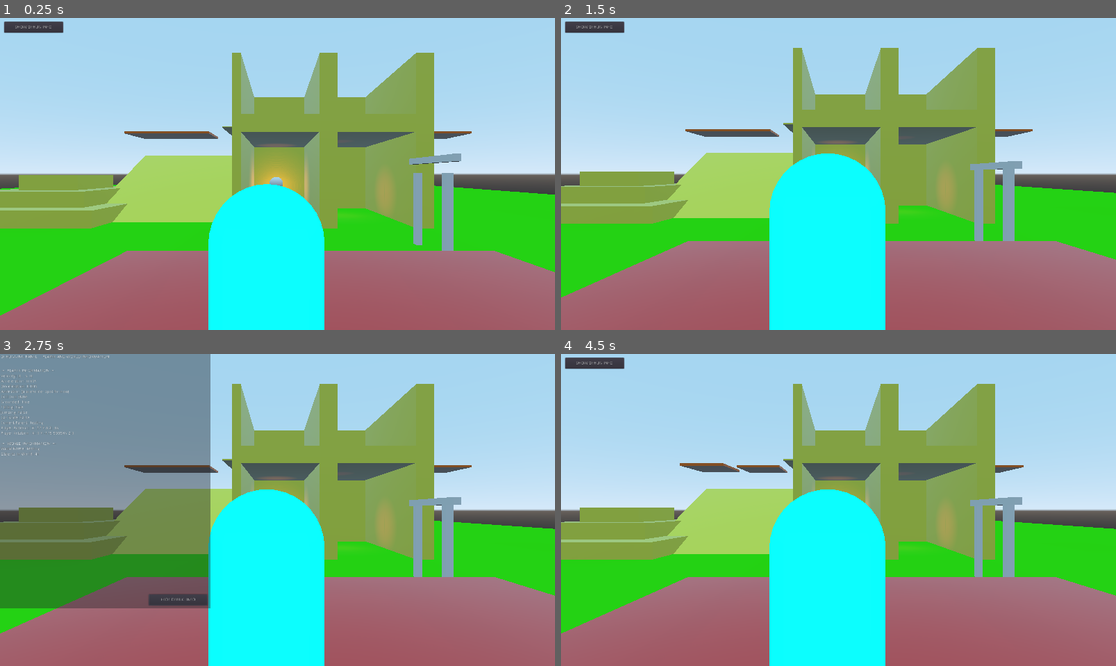
Above: before the commit, frames 1-4 (two rows, left to right).
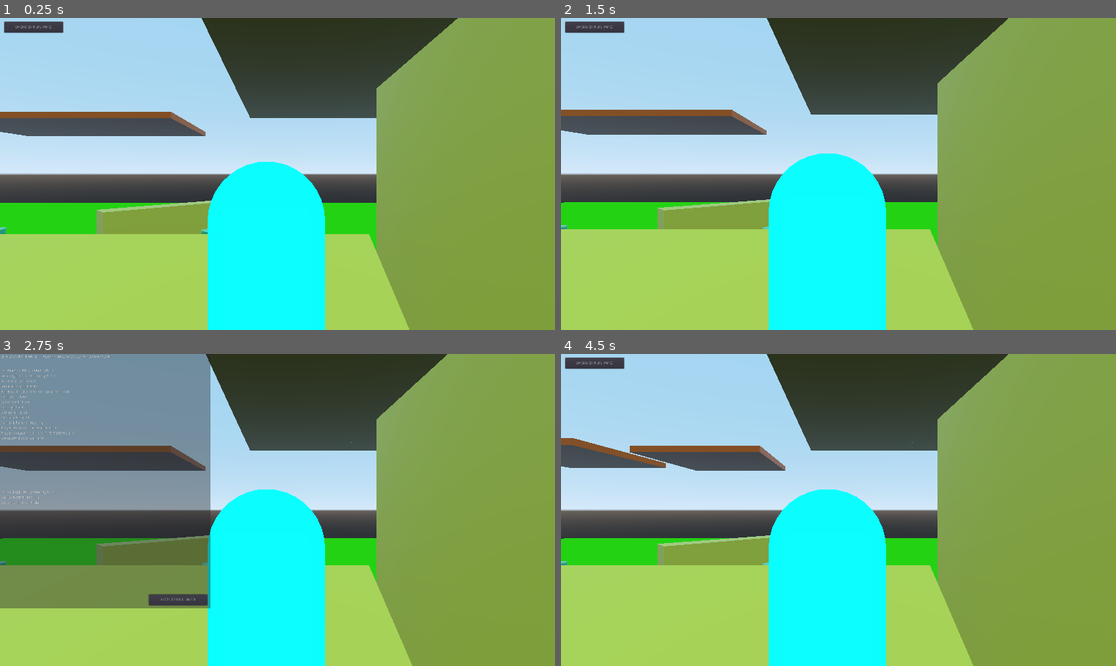
Above: after the commit, the same moments.

Repository: binaryorange/ECC
Game: Godot game, scene res://Testing.tscn
Two runs of this game, one before a commit and one after it. Both use one fixed random seed, a clock stepped at 60 frames per second and the inputs below.
Inputs:
- Up to frame 1 (0.25 s): no input
- Up to frame 2 (1.5 s): click "SHOW DEBUG INFO" at 0.5 s; click "HIDE DEBUG INFO" at 1.25 s
- Up to frame 3 (2.75 s): click "SHOW DEBUG INFO" at 2 s
- Up to frame 4 (4.5 s): click "HIDE DEBUG INFO" at 2.75 s; click "SHOW DEBUG INFO" at 3.5 s; click "HIDE DEBUG INFO" at 4.25 s

The runs differ from the first frame. In frame 1, 69% of the frame differs, in the area x 0-100%, y 0-100%; in frame 2, 67%; in frame 3, 67%; in frame 4, 67%.
Error before the commit: Invalid get index 'name' (on base: 'Nil'). (res://Debug.gd:32)
Error after the commit: Invalid get index 'name' (on base: 'Nil'). (res://Debug.gd:35)

Commit message:
REFACTOR: Renaming variables and tidying up
Renamed several variables to better reflect their functions and to make them more concise.

Tidied up several lines of code by using renamed variables and caching things like "view_cam.transform.origin.z" as "view_cam_z" to make reading/typing 100x easier than it had been.

Still have to add proper mouse/keyboard support for the player.

Added two debug meshes that represent where the View Cam and Clip Cam cameras are, but the Clip Cam one doesn't update its position as expected - further mystifing how ClippedCamera actually works, so it's pointless and will be removed in the next commit.

Diff:
--- a/Debug.gd
+++ b/Debug.gd
@@ -1,11 +1,14 @@
 extends Panel
 
 export (NodePath) var Player
+export (NodePath) var ViewCam
 
 var player
+var view_cam
 
 func _ready():
 	player = get_node(Player)
+	view_cam = get_node(ViewCam)
 
 	# ensure that we are hiding the debug panel
 	$Debug.hide()
@@ -21,7 +24,7 @@
 		var yRot = " Y:" + str(player.rotation_degrees.y)
 		var zRot = " Z:" + str(player.rotation_degrees.z)
 
-		$Debug/Velocity.text = "Velocity: " + str(player.new_velocity)
+		$Debug/Velocity.text = "Velocity: " + str(player.new_velocity) + " : Length = " + str(player.new_velocity.length())
 		$Debug/Acceleration.text = "Acceleration: " + str(player.accel)
 		$Debug/Deceleration.text = "Deceleration: " + str(player.DecelerationForce)
 
@@ -36,6 +39,8 @@
 		$Debug/WorldName.text = "World Name: " + str(get_parent().name)
 		$Debug/Objects.text = "Objects In World: " + str(get_parent().get_child_count() - 1)
 
+		$Debug/ViewCam.text = "Viewcam Distance: " +str(view_cam.transform.origin.z)
+
 
 func _on_ShowInfo_pressed():
 	$Debug.visible = !$Debug.visible
--- a/Debug.tscn
+++ b/Debug.tscn
@@ -151,11 +151,22 @@
 "_edit_use_anchors_": false
 }
 
+[node name="ViewCam" type="RichTextLabel" parent="Debug"]
+margin_left = 7.0
+margin_top = 292.0
+margin_right = 729.0
+margin_bottom = 310.0
+text = "ViewCam
+"
+__meta__ = {
+"_edit_use_anchors_": false
+}
+
 [node name="WorldInfo" type="RichTextLabel" parent="Debug"]
 margin_left = 7.0
-margin_top = 310.36
-margin_right = 729.0
-margin_bottom = 328.36
+margin_top = 478.206
+margin_right = 729.0
+margin_bottom = 496.206
 text = "-=- WORLD INFORMATION -=-"
 __meta__ = {
 "_edit_use_anchors_": false
@@ -163,9 +174,9 @@
 
 [node name="WorldName" type="RichTextLabel" parent="Debug"]
 margin_left = 7.0
-margin_top = 328.36
-margin_right = 729.0
-margin_bottom = 346.36
+margin_top = 496.206
+margin_right = 729.0
+margin_bottom = 514.206
 text = "World Name"
 __meta__ = {
 "_edit_use_anchors_": false
@@ -173,9 +184,9 @@
 
 [node name="Objects" type="RichTextLabel" parent="Debug"]
 margin_left = 7.0
-margin_top = 346.36
-margin_right = 729.0
-margin_bottom = 364.36
+margin_top = 514.206
+margin_right = 729.0
+margin_bottom = 532.206
 text = "Objects In World"
 __meta__ = {
 "_edit_use_anchors_": false
--- a/ECC_TPController/ECC_TPController.gd
+++ b/ECC_TPController/ECC_TPController.gd
@@ -14,28 +14,31 @@
 # so that we don't clip to ourselves!
 export (NodePath) var ClipCameraException
 
-# export our lerpweight for the camera
-export (float) var LerpWeight = 0.03
+# export our CameraSmoothing for the camera
+export (float) var CameraSmoothing = 0.03
 
 # export our rotational speed
 export (float) var RotationSpeed = 1.75
 
 # export our collision probe size
-export (float) var CollisionProbeSize = 1
+export (float) var CollisionRadius = 2
 
 # export our max and min camera angles
 export (float) var MaxCameraAngle = 70
 export (float) var MinCameraAngle = -45
 
+# export our minimum camera distance
+export (float) var MinViewCamDistance = 1.0
+
 # export our clip offset multiplier
 export (float) var ClipOffsetMultiplier = 1.075
 
 # export our view cam distance modifier
-export (float) var ViewCamDistanceModifier = 1.05
+export (float) var ViewCamDistanceMultiplier = 1.05
 
 # allow the user to choose if there's a follow delay or not
 export (bool) var EnableFollowDelay = false
-export (float) var FollowDelayWeight = 0.07
+export (float) var FollowSmoothing = 0.07
 
 # allow the user to choose to allow mouse input if gamepad is not being used
 export (bool) var EnableMouseInput = false
@@ -46,6 +49,8 @@
 
 # this lets us set the minimum distance that the raycast for detecting Confined Spaces will work
 export (float) var MinConfinedSpaceDistance = 2.0
+
+export (float) var MaxConfinedSpaceDistance = 8.0
 
 # our local variables
 var cam_up = 0.0
@@ -59,12 +64,11 @@
 var y_gimbal
 var x_gimbal
 var max_zoom_level
-var zoom_level_array = []
+var zooms = []
 var gimbal_offset
-var is_in_confined_space = false
-var collision_probe_hit = false
+var confined_space = false
 var collision_probe_shape
-var is_clipping = false
+var clipping = false
 var counting_down = false
 var player
 var raycast_offset
@@ -81,14 +85,14 @@
 var mouse_moved = false
 
 # we use this array to determine if there are more than one bodies in the CollisionProbe.
-var collision_probe_array = []
+var probe = []
 
 var new_lerp_weight
 var distance = 0.0
 var new_distance = 0.0
 var clip_offset = 0.0
-var new_clip = 0.0
-var old_clip = 0.0
+
+var view_cam_z = 0
 
 # Called when the node enters the scene tree for the first time.
 func _ready():
@@ -120,28 +124,31 @@
 	print("Stored the Gimbal's offset value as " + str(gimbal_offset))
 
 	# find the zoom markers under the "ZoomMarkers" node, and store their origin.z component
-	# in our zoom_level_array as our Zoom Levels
+	# in our zooms as our Zoom Levels
 	var zoom_marker = $"X Gimbal/ClipCameraTarget/ZoomMarkers"
 	var zoom_marker_count = zoom_marker.get_child_count()
 	for z in zoom_marker_count:
-		zoom_level_array.insert(z, zoom_marker.get_child(z).transform.origin.z)
-		print("Added zoom value " + str(zoom_level_array[z]) + " to the zoom array")
+		zooms.insert(z, zoom_marker.get_child(z).transform.origin.z)
+		print("Added zoom value " + str(zooms[z]) + " to the zoom array")
 
 	# ensure we set the max zoom level for the zoom array
 	max_zoom_level = zoom_marker_count
 	print("Max Zoom Level set to " + str(max_zoom_level))
 
 	# set the default zoom level of the cameras
-	clip_cam.transform.origin.z = zoom_level_array[0]
-	view_cam.transform.origin.z -= ViewCamDistanceModifier
+	clip_cam.transform.origin.z = zooms[0]
+	view_cam.transform.origin.z -= ViewCamDistanceMultiplier
+
+	# set the viewcam z
+	view_cam_z = view_cam.transform.origin.z
 
 	# add the ClipCameraException node
 	clip_cam.add_exception(get_node(ClipCameraException))
 	print("Added " + str(get_node(ClipCameraException).name) + " to " + str(get_node(ClipCamera).name) + " as collision exception")
 
 	# set the size of our collision probe
-	collision_probe_shape.shape.radius = CollisionProbeSize
-	print("Set CollisionProbeSize to: " + str(collision_probe_shape.shape.radius))
+	collision_probe_shape.shape.radius = CollisionRadius
+	print("Set CollisionRadius to: " + str(collision_probe_shape.shape.radius))
 
 	# capture the mouse if we have enabled mouse input
 	if EnableMouseInput:
@@ -150,8 +157,8 @@
 
 	$ZoomTimer.wait_time = ZoomDelay
 
-	new_lerp_weight = LerpWeight
-	distance = zoom_level_array[0]
+	new_lerp_weight = CameraSmoothing
+	distance = zooms[0]
 
 # Called every frame. 'delta' is the elapsed time since the previous frame.
 func _physics_process(delta):
@@ -181,7 +188,7 @@
 		stickInput = GameFunctions.apply_deadzone(stickInput, GameManager.StickDeadzone)
 
 		# zoom the camera
-		if Input.is_action_just_pressed("zoom"):
+		if Input.is_action_just_pressed("zoom") and !can_clip:
 			_zoom_camera(1)
 
 	# uncapture or recapture the mouse
@@ -217,12 +224,13 @@
 	if EnableFollowDelay:
 		self.global_transform.origin = lerp(self.global_transform.origin,
 		player.global_transform.origin + gimbal_offset,
-		FollowDelayWeight)
+		FollowSmoothing)
 	else:
 		self.global_transform.origin = player.global_transform.origin + gimbal_offset
 
 	# position the clip cam
-	clip_cam.transform.origin.z = zoom_level_array[zoom]
+	clip_cam.transform.origin.z = zooms[zoom]
+
 
 func _rotate_camera(delta):
 	# clamp the x rotation
@@ -250,37 +258,51 @@
 
 	# determine if the clip camera is clipping
 	if clip_offset > 0:
-		is_clipping = true
+		clipping = true
 	else:
-		is_clipping = false
+		clipping = false
+
+	# shorthand to determine if the probe array is empty
+	var empty = probe.empty()
 
 	# check if the CollisionProbe is hitting anything
-	if !collision_probe_array.empty():
+	if !empty or confined_space and clipping:
 		can_clip = true
 	else:
 		can_clip = false
 
 	if can_clip:
 
-		# position the camera
-		new_distance = zoom_level_array[zoom] - ViewCamDistanceModifier - clip_offset * ClipOffsetMultiplier
-
-		if new_distance < view_cam.transform.origin.z:
-			view_cam.transform.origin.z = new_distance
+		# set the new distance
+		new_distance = zooms[zoom] - ViewCamDistanceMultiplier - clip_offset * ClipOffsetMultiplier
+
+		# check the new distance. If it is less than the current distance, immediately clip to the new distance
+		if new_distance < view_cam_z:
+			view_cam_z = new_distance
 	else:
-		new_distance = zoom_level_array[zoom] - ViewCamDistanceModifier - clip_offset * ClipOffsetMultiplier
+		# set the new distance
+		new_distance = zooms[zoom] - ViewCamDistanceMultiplier - clip_offset * ClipOffsetMultiplier
+
 		# lerp the camera backwards with the clip offset in mind because there *IS* a collision, it's just
-		# not registering yet
-		if is_clipping and new_distance >= view_cam.transform.origin.z:
-			distance = zoom_level_array[zoom] - ViewCamDistanceModifier - clip_offset * ClipOffsetMultiplier
+		# not registering yet but we know it will
+		if clipping and new_distance >= view_cam_z:
+
+			# set distance with clip offset in mind
+			distance = zooms[zoom] - ViewCamDistanceMultiplier - clip_offset * ClipOffsetMultiplier
 		else:
 			# no collision at all, so set the camera to the correct distance
-			distance = zoom_level_array[zoom] - ViewCamDistanceModifier
+			distance = zooms[zoom] - ViewCamDistanceMultiplier
+
+	# ensure the camera doesn't go past its distance minimum
+	if view_cam_z <= MinViewCamDistance:
+		view_cam_z = MinViewCamDistance
 
 	# position the camera to the currently defined distance
-	view_cam.transform.origin.z = lerp(view_cam.transform.origin.z,
-	distance,
-	LerpWeight)
+	view_cam_z = lerp(view_cam_z, distance, CameraSmoothing)
+
+	# set the camera
+	view_cam.transform.origin.z = view_cam_z
+
 
 # check for confined spaces
 func _confined_space_check():
@@ -289,12 +311,12 @@
 		# calculate the distance and make sure it isn't below the min distance
 		var collider = $ConfinedSpaceCheck.get_collision_point()
 		var distance = $ConfinedSpaceCheck.global_transform.origin - collider
-		if distance.length() >= MinConfinedSpaceDistance:
-			if !is_in_confined_space:
-				is_in_confined_space = true
+		if distance.length() >= MinConfinedSpaceDistance and distance.length() <= MaxConfinedSpaceDistance:
+			confined_space = true
+		else:
+			confined_space = false
 	else: # we are not colliding so set it to false
-		if is_in_confined_space:
-			is_in_confined_space = false
+		confined_space = false
 
 	# position the raycast
 	$ConfinedSpaceCheck.global_transform.origin = player.global_transform.origin + raycast_offset
@@ -364,21 +386,21 @@
 
 		# check to make sure this body doesn't exist in the array.
 		# if it doesn't, we will add it to the array, and set collision_probe_hit to true!
-		if collision_probe_array.find(body) == -1:
-			collision_probe_array.insert(collision_probe_array.size(), body)
-			print("Added " + str(body) + " at index [" + str(collision_probe_array.size()-1) + "]")
+		if probe.find(body) == -1:
+			probe.insert(probe.size(), body)
+			#print("Added " + str(body) + " at index [" + str(probe.size()-1) + "]")
 
 # this tells us when the camera has stopped clipping against walls
 func _on_CanClipDetector_body_exited(body):
 	if !body.is_in_group("noclip"):
 
 		# check array to make sure it is not empty
-		if collision_probe_array.size() != -1:
+		if probe.size() != -1:
 			# search for the body and remove it
-			var body_to_remove = collision_probe_array.find(body)
+			var body_to_remove = probe.find(body)
 			if body_to_remove != -1:
-				collision_probe_array.remove(body_to_remove)
-				print("Removed " + str(body) + " from index [" + str(collision_probe_array.size()) + "]")
+				probe.remove(body_to_remove)
+				#print("Removed " + str(body) + " from index [" + str(probe.size()) + "]")
 
 # when the zoomtimer times out, reset it
 func _on_ZoomTimer_timeout():
--- a/ECC_TPController/ECC_ThirdPersonController.tscn
+++ b/ECC_TPController/ECC_ThirdPersonController.tscn
@@ -8,6 +8,28 @@
 rings = 8
 
 [sub_resource type="SphereShape" id=2]
+
+[sub_resource type="SphereMesh" id=3]
+
+[sub_resource type="SpatialMaterial" id=4]
+flags_transparent = true
+albedo_color = Color( 0, 0.486275, 1, 0.392157 )
+emission_enabled = true
+emission = Color( 0, 0.0862745, 1, 1 )
+emission_energy = 1.0
+emission_operator = 0
+emission_on_uv2 = false
+
+[sub_resource type="SphereMesh" id=5]
+
+[sub_resource type="SpatialMaterial" id=6]
+flags_transparent = true
+albedo_color = Color( 1, 0, 0, 0.301961 )
+emission_enabled = true
+emission = Color( 1, 0, 0, 1 )
+emission_energy = 1.0
+emission_operator = 0
+emission_on_uv2 = false
 
 [node name="ECC_ThirdPerson" type="Spatial" groups=[
 "noclip",
@@ -66,6 +88,10 @@
 ]]
 shape = SubResource( 2 )
 
+[node name="DebugHelper" type="MeshInstance" parent="X Gimbal/ViewCamera/CanClipDetector/CollisionShape"]
+mesh = SubResource( 3 )
+material/0 = SubResource( 4 )
+
 [node name="ClipCameraTarget" type="Spatial" parent="X Gimbal" groups=[
 "noclip",
 ]]
@@ -79,6 +105,10 @@
 near = 0.01
 margin = 0.1
 process_mode = 1
+
+[node name="DebugHelper" type="MeshInstance" parent="X Gimbal/ClipCameraTarget/ClippedCamera"]
+mesh = SubResource( 5 )
+material/0 = SubResource( 6 )
 
 [node name="ZoomMarkers" type="Spatial" parent="X Gimbal/ClipCameraTarget"]
 
--- a/Testing.tscn
+++ b/Testing.tscn
@@ -38,11 +38,12 @@
 
 [node name="Debug" parent="." instance=ExtResource( 10 )]
 Player = NodePath("../TestPlayer")
+ViewCam = NodePath("../ECC_ThirdPerson/X Gimbal/ViewCamera")
 
 [node name="TestPlayer" parent="." groups=[
 "noclip",
 ] instance=ExtResource( 1 )]
-transform = Transform( -1, 0, -3.25841e-07, 0, 1, 0, 3.25841e-07, 0, -1, -17, 5, -46 )
+transform = Transform( -1, 0, -3.25841e-07, 0, 1, 0, 3.25841e-07, 0, -1, -8.99999, 10, -3 )
 input_capture_on_drag = true
 Downforce = -5.0
 DecelerationForce = 0.005
@@ -50,17 +51,21 @@
 EnableSlide = false
 FollowCamera = NodePath("../ECC_ThirdPerson")
 
+[node name="Camera" type="Camera" parent="TestPlayer"]
+transform = Transform( -4.37114e-08, 0.258819, -0.965926, 0, 0.965926, 0.258819, 1, 1.13133e-08, -4.2222e-08, -19.3664, 5.81294, 5.34058e-05 )
+current = true
+
 [node name="ECC_ThirdPerson" parent="." instance=ExtResource( 5 )]
-transform = Transform( -1, 0, 3.25841e-07, 0, 1, 0, -3.25841e-07, 0, -1, -17.1859, 6.63907, -45.75 )
+transform = Transform( -1, 0, 3.25841e-07, 0, 1, 0, -3.25841e-07, 0, -1, -9.18591, 11.6391, -2.75 )
 ClipCameraException = NodePath("../TestPlayer")
 ClipOffsetMultiplier = 1.0
-ViewCamDistanceModifier = 1.0
 EnableFollowDelay = true
-FollowDelayWeight = 0.08
 ZoomDelay = 0.25
+MinConfinedSpaceDistance = 0.5
 
 [node name="ConfinedSpaceCheck" parent="ECC_ThirdPerson" index="3"]
-transform = Transform( 1, 0, 0, 0, 1, 0, 0, 0, 1, -0.185797, 0, 0.250057 )
+transform = Transform( 1, 0, 0, 0, 1, 0, 0, 0, 1, -0.185797, 0.360407, 0.250057 )
+cast_to = Vector3( 0, 15, 0 )
 
 [node name="Floor" type="MeshInstance" parent="."]
 transform = Transform( 100, 0, 0, 0, 0.5, 0, 0, 0, 100, 0, -0.5, 0 )
@@ -249,6 +254,19 @@
 [node name="CollisionShape" type="CollisionShape" parent="Ceiling6/Ceiling"]
 shape = SubResource( 6 )
 
+[node name="Ceiling11" type="MeshInstance" parent="."]
+transform = Transform( -9.23079e-08, -0.711143, -7.03047, 10, -4.37114e-08, 3.10851e-07, -5.28371e-07, -0.703047, 7.11143, -3.20287, -1.24195, 19.1707 )
+mesh = SubResource( 5 )
+material/0 = null
+__meta__ = {
+"_editor_description_": ""
+}
+
+[node name="Ceiling" type="StaticBody" parent="Ceiling11"]
+
+[node name="CollisionShape" type="CollisionShape" parent="Ceiling11/Ceiling"]
+shape = SubResource( 6 )
+
 [node name="Ceiling5" type="MeshInstance" parent="."]
 transform = Transform( -4.37114e-07, -0.5, 0, 10, -2.18557e-08, 0, 0, 0, 10, -12.5, 10, -10 )
 mesh = SubResource( 5 )
@@ -264,6 +282,7 @@
 
 [node name="Cylinder" type="MeshInstance" parent="."]
 transform = Transform( 2, 0, 0, 0, 4, 0, 0, 0, 2, 0, 4, 16 )
+visible = false
 mesh = SubResource( 7 )
 material/0 = null
 
@@ -271,6 +290,7 @@
 
 [node name="CollisionShape" type="CollisionShape" parent="Cylinder/Cylinder"]
 shape = SubResource( 8 )
+disabled = true
 
 [node name="Cylinder2" type="MeshInstance" parent="."]
 transform = Transform( 0.5, 0, 0, 0, 4, 0, 0, 0, 0.5, -5, 4, 9 )
Not shown: 1 places in ECC_TPController/ECC_ThirdPersonController.tscn that only renumber resources
